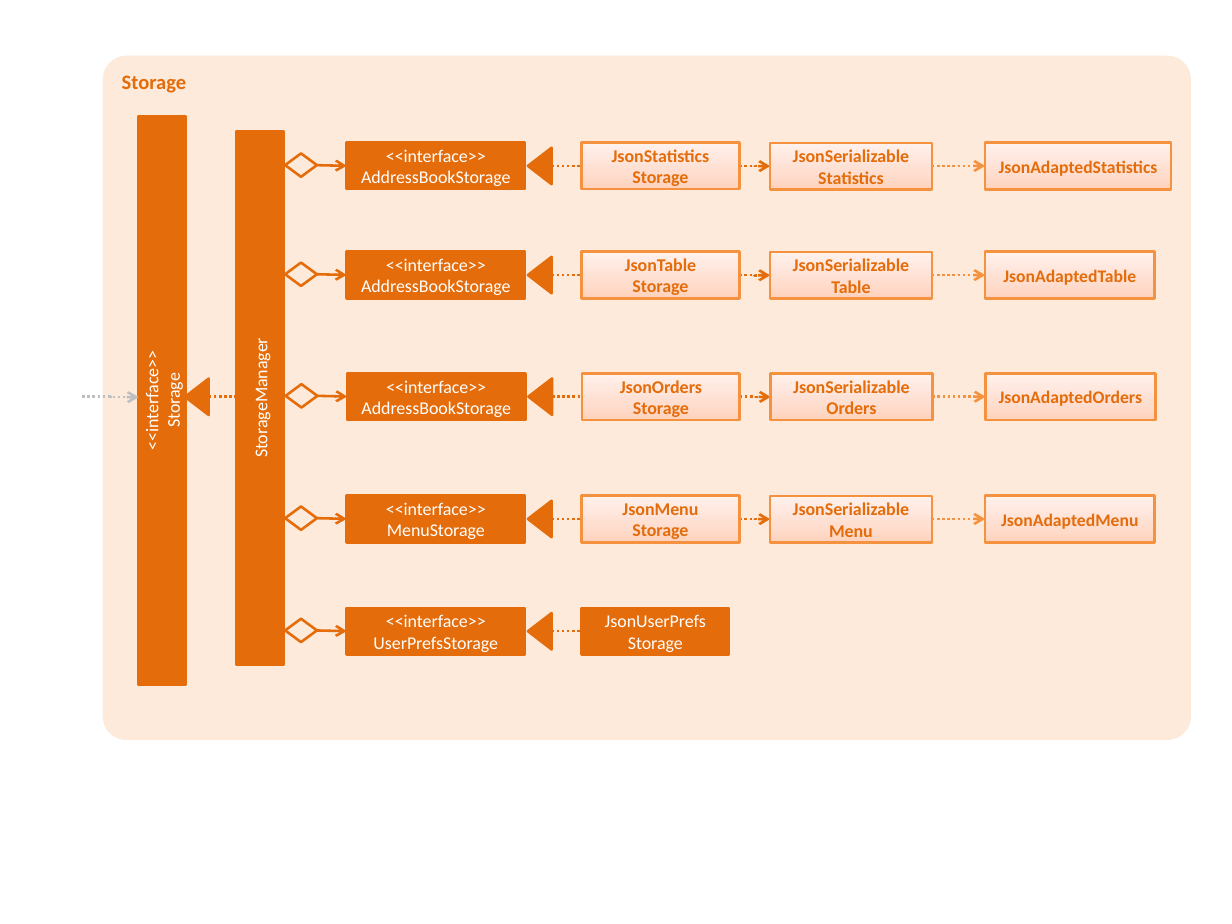
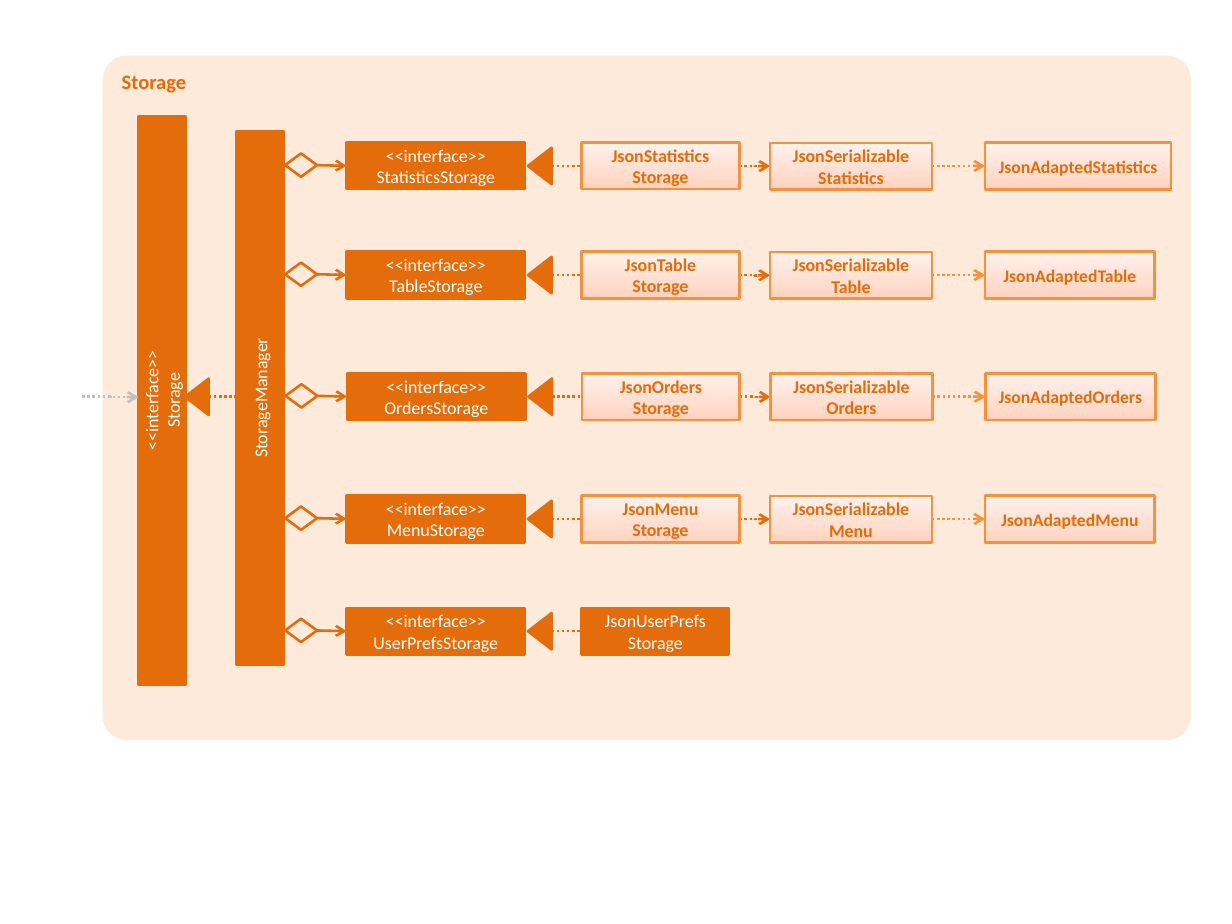
Before and after one commit to nus-cs2103-AY1819S2/addressbook-level4, a slide deck: slide 1 of docs/diagrams/StorageComponentClassDiagram.pptx. Drawn at 1232x924 pixels with LibreOffice and Linux fonts; fonts in the diff are those of the drawing. Boxes give left, top, right and bottom in pixels: in the first picture for what was removed or moved away, otherwise in the second. Text is boxed around its words. In the diff, an @@ line names an element or a change of style, - is before the commit and + after.

Commit message:
update storage component class diagram

```diff
--- a/docs/diagrams/StorageComponentClassDiagram.pptx
+++ b/docs/diagrams/StorageComponentClassDiagram.pptx
@@ text in rectangle at <box>377,149,495,186</box>: text changed @@
-<<interface>>
-AddressBookStorage
+<<interface>>
+StatisticsStorage
@@ text in rectangle at <box>386,258,486,295</box>: text changed @@
-<<interface>>
-AddressBookStorage
+<<interface>>
+TableStorage
@@ text in rectangle at <box>384,380,488,417</box>: text changed @@
-<<interface>>
-AddressBookStorage
+<<interface>>
+OrdersStorage
```
